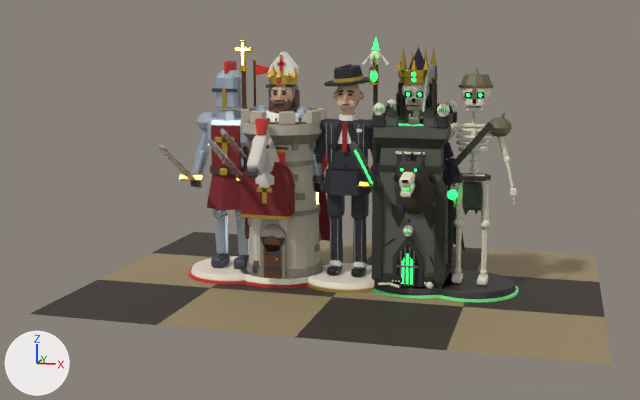
What one commit did to the Blender file art/export/units.blend.
One viewpoint serves both versions: a 50 mm camera at (1.96, -8.29, 2.27) aimed at (-0.25, -0.13, 0.82). Every picture has the same lights, and +X, +Y and +Z are marked at lower left. The picture after the commit comes second.

Script lines for the objects in view, before the commit:
```python
ob_plane_003 = bpy.data.objects.new('Plane.003', me_plane_003)
ob_plane_003.location = (-0.6, -1.2, 0.0)
ob_undead_bishop_mesh = bpy.data.objects.new('Undead_Bishop_Mesh', me_undead_bishop)
ob_undead_bishop_mesh.location = (0.65, 0.0, 0.0)
ob_undead_queen_mesh = bpy.data.objects.new('Undead_Queen_Mesh', me_undead_queen)
ob_undead_queen_mesh.location = (0.65, 0.0, 0.0)
# also in view: 'Undead_King_Mesh' at (0.62, -0.31, 1.12); 'Plane.002' at (-1.8, 1.2, 0.0); 'Plane.008' at (0.6, 1.2, 0.0); 'Knights_Queen_Mesh' at (-0.66, -0.27, 1.05); 'Knights_Pawn_Mesh' at (-1.14, -0.22, 1.07)
```
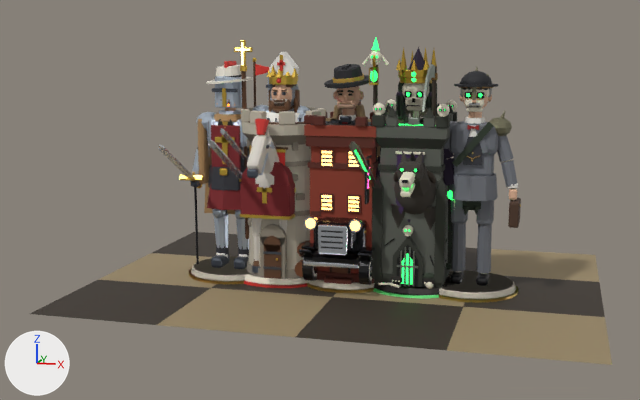
What differs and where, as boxes (x1, y1, x2, y2) in the pictures (640 x 400 px):
'Mafia_Bishop_Mesh', added: after (437, 71, 521, 303)
'Mafia_Rook_Mesh', added: after (295, 100, 379, 284)
    faces in mat_mafia_brick (red #8c3b2a): (304, 124, 376, 274)
    faces in mat_mafia_brickdark (dark red #5a281e): (304, 111, 379, 284)
    faces in mat_mafia_lamp (orange #ffc870, glowing orange #ffc870): (322, 151, 359, 212)
    faces in mat_mafia_dark (black #111114): (310, 123, 372, 273)
    faces in mat_mafia_wood (brown #6a3d1f): (295, 101, 361, 277)
'Mafia_King_Mesh', added: after (189, 65, 253, 284)
'Mafia_Knight_Mesh', added: after (299, 216, 375, 285)
'Mafia_Queen_Mesh', added: after (324, 64, 380, 159)
'Mafia_Pawn_Mesh', unchanged, covered by the edit: before (307, 64, 380, 293); after (306, 64, 375, 293)
'Undead_Pawn_Mesh', unchanged, covered by the edit: before (422, 64, 518, 303); after (422, 64, 517, 274)

Patch to the scene script:
```diff
--- a/art/export/units.blend.py
+++ b/art/export/units.blend.py
@@ ob_mafia_knight_mesh @@
+ob_mafia_knight_mesh = bpy.data.objects.new('Mafia_Knight_Mesh', me_mafia_knight)  # 4070 vertices, 3490 faces; spans x -0.45..0.45, y -0.68..0.59, z 0.0..1.351; in mat_mafia_accent (orange #c9a24a), mat_team_ivory (pale yellow #efe6d2), mat_mafia_dark (black #111114), mat_mafia_shirt (white #f1eee6), mat_mafia_car (black #1a1b20), mat_mafia_chrome (light grey #d8dce0), mat_mafia_lamp (orange #ffc870, glowing orange #ffc870), mat_mafia_glass (dark blue #2a3a48), mat_mafia_leather (brown #4a3324), mat_mafia_hat (black #232327), mat_mafia_suit (dark grey #2e2f36), mat_mafia_tie (red #9a1b1b), mat_mafia_lapel (black #1c1d22), mat_mafia_stripe (grey #8c8e99), mat_mafia_skin (beige #e0b394), mat_mafia_band (orange #c9a24a), mat_mafia_metal (dark grey #3c3f45), mat_mafia_wood (brown #6a3d1f)
+ob_mafia_knight_mesh.location = (0.0, 0.0, 0.0)
@@ ob_mafia_rook_mesh @@
+ob_mafia_rook_mesh = bpy.data.objects.new('Mafia_Rook_Mesh', me_mafia_rook)  # 2032 vertices, 1737 faces; spans x -0.45..0.45, y -0.5..0.45, z 0.0..1.76; in mat_mafia_accent (orange #c9a24a), mat_team_ivory (pale yellow #efe6d2), mat_mafia_brickdark (dark red #5a281e), mat_mafia_brick (red #8c3b2a), mat_mafia_dark (black #111114), mat_mafia_wood (brown #6a3d1f), mat_mafia_lamp (orange #ffc870, glowing orange #ffc870), mat_mafia_awning (dark green #1f5a3a), mat_mafia_shirt (white #f1eee6), mat_mafia_metal (dark grey #3c3f45), mat_mafia_neon (pink #ff4fa3, glowing pink #ff4fa3)
+ob_mafia_rook_mesh.location = (0.0, 0.0, 0.0)
@@ ob_mafia_bishop_mesh @@
+ob_mafia_bishop_mesh = bpy.data.objects.new('Mafia_Bishop_Mesh', me_mafia_bishop)  # 2278 vertices, 2102 faces; spans x -0.45..0.45, y -0.45..0.45, z 0.0..2.06; in mat_mafia_accent (orange #c9a24a), mat_team_ivory (pale yellow #efe6d2), mat_mafia_grey (grey #6e7178), mat_mafia_dark (black #111114), mat_mafia_shirt (white #f1eee6), mat_mafia_suit (dark grey #2e2f36), mat_mafia_tie (red #9a1b1b), mat_mafia_skin (beige #e0b394), mat_mafia_greyhair (grey #9a9894), mat_mafia_lapel (black #1c1d22), mat_mafia_hat (black #232327), mat_mafia_leather (brown #4a3324), mat_mafia_metal (dark grey #3c3f45), mat_mafia_wood (brown #6a3d1f)
+ob_mafia_bishop_mesh.location = (1.2, 0.0, 0.0)
@@ ob_mafia_queen_mesh @@
+ob_mafia_queen_mesh = bpy.data.objects.new('Mafia_Queen_Mesh', me_mafia_queen)  # 2374 vertices, 2084 faces; spans x -0.45..0.45, y -0.45..0.45, z 0.0..2.12; in mat_mafia_accent (orange #c9a24a), mat_team_ivory (pale yellow #efe6d2), mat_mafia_suit (dark grey #2e2f36), mat_mafia_dark (black #111114), mat_mafia_trench (brown #8a7350), mat_mafia_shirt (white #f1eee6), mat_mafia_tie (red #9a1b1b), mat_mafia_leather (brown #4a3324), mat_mafia_metal (dark grey #3c3f45), mat_mafia_skin (beige #e0b394), mat_mafia_hair (black #2a2420), mat_mafia_lapel (black #1c1d22), mat_mafia_stubble (brown #9e7e68), mat_mafia_scar (brown #b0675a), mat_mafia_hat (black #232327), mat_mafia_band (orange #c9a24a), mat_mafia_wood (brown #6a3d1f)
+ob_mafia_queen_mesh.location = (0.0, 0.0, 0.0)
@@ ob_mafia_king_mesh @@
+ob_mafia_king_mesh = bpy.data.objects.new('Mafia_King_Mesh', me_mafia_king)  # 2500 vertices, 2290 faces; spans x -0.45..0.45, y -0.45..0.45, z 0.0..2.11; in mat_mafia_accent (orange #c9a24a), mat_team_ivory (pale yellow #efe6d2), mat_mafia_suit (dark grey #2e2f36), mat_mafia_shirt (white #f1eee6), mat_mafia_dark (black #111114), mat_mafia_lapel (black #1c1d22), mat_mafia_stripe (grey #8c8e99), mat_mafia_skin (beige #e0b394), mat_mafia_coat (brown #a88458), mat_mafia_hat (black #232327), mat_mafia_greyhair (grey #9a9894), mat_mafia_cigar (brown #5a3a22), mat_mafia_ember (orange #ff6a1a, glowing orange #ff6a1a), mat_mafia_whitehat (white #ece6d8)
+ob_mafia_king_mesh.location = (-1.2, 0.0, 0.0)
```
